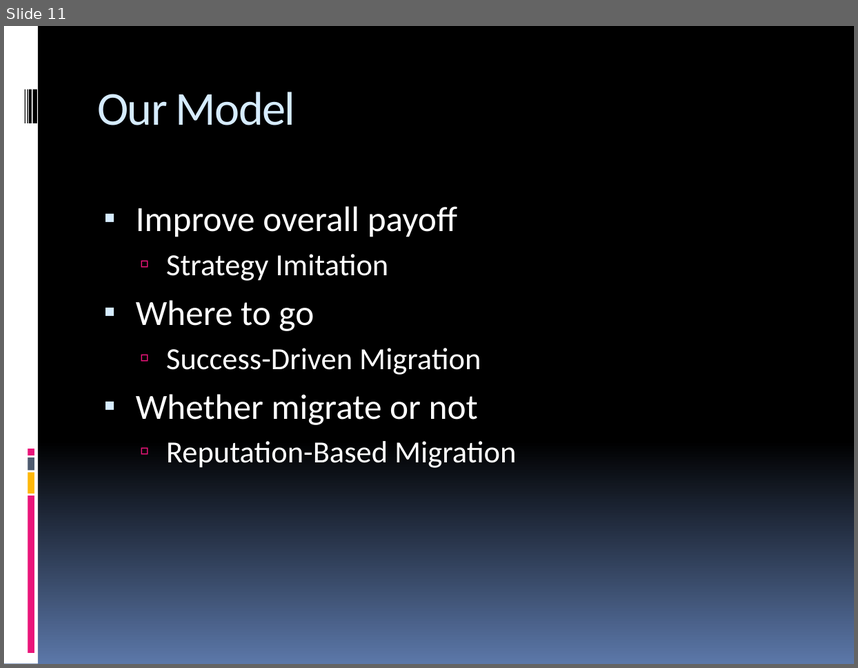
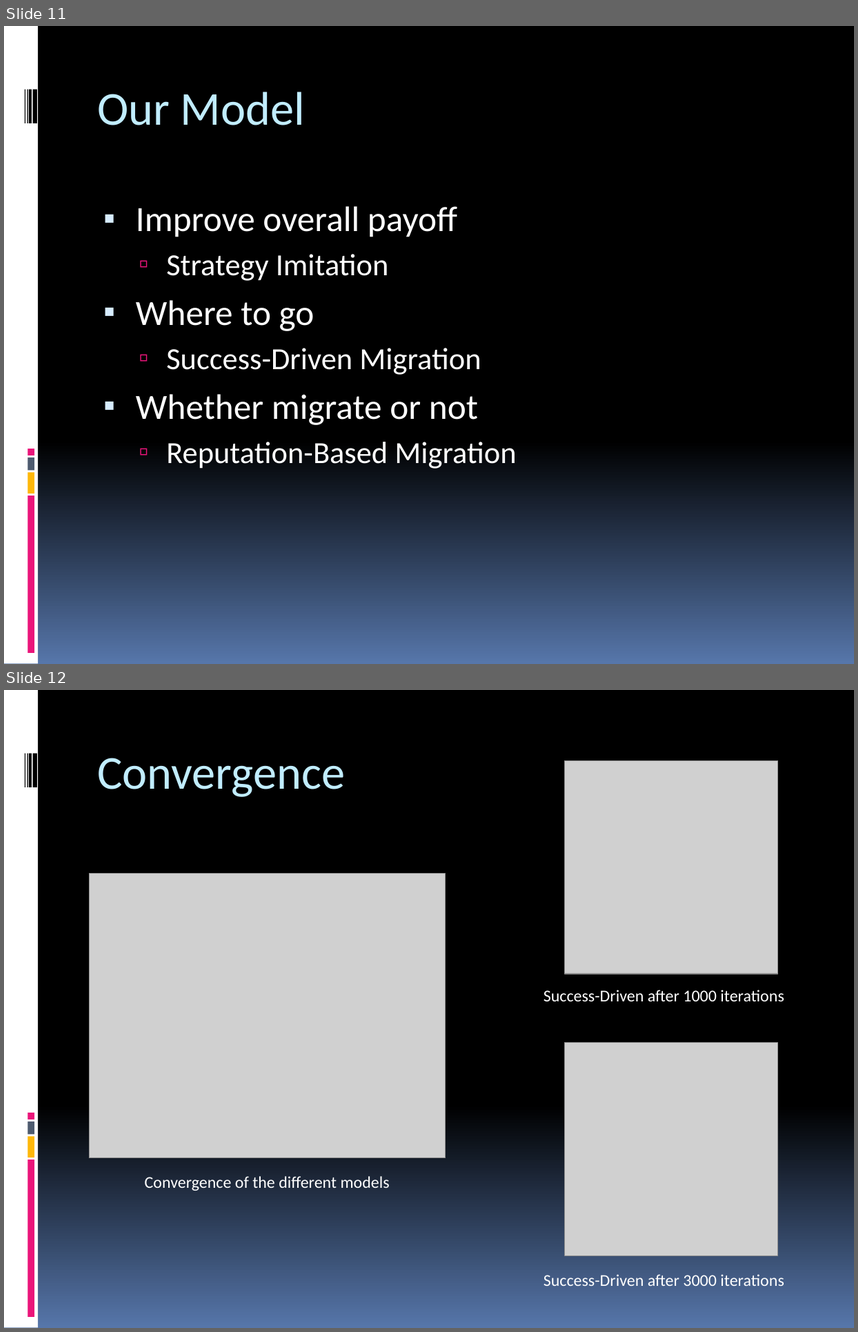
Before and after one commit to pec0ra/cooperation, a slide deck: presentation/presentation.pptx. Shown one above the other, each under a label of ours: slide 11 before the commit, slides 11 and 12 after it. The pictures are 858x668 and 858x1332 pixels, drawn with LibreOffice and Linux fonts; fonts in the diff are those of the drawing; grey boxes stand for pictures. Boxes give left, top, right and bottom in pixels: in the first picture for what was removed or moved away, otherwise in the second. Text is boxed around its words. In the diff, an @@ line names an element or a change of style, - is before the commit and + after.

```diff
--- a/presentation/presentation.pptx
+++ b/presentation/presentation.pptx
@@ slide 12 added at (x1=4, y1=690, x2=854, y2=1328), background gradient #000000 to #5676AA; not listed: 9 template elements that a slide beside it also shows @@
@@ title added at (x1=98, y1=758, x2=346, y2=797), 40 pt, text #C1EDFF @@
+Convergence
@@ picture added at (x1=565, y1=760, x2=778, y2=974) @@
@@ picture added at (x1=89, y1=874, x2=445, y2=1158) @@
@@ text added at (x1=544, y1=989, x2=784, y2=1001), 14 pt, text #FFFFFF @@
+Success-Driven after 1000 iterations
@@ picture added at (x1=565, y1=1042, x2=778, y2=1255) @@
@@ text added at (x1=145, y1=1176, x2=390, y2=1190), 14 pt, text #FFFFFF @@
+Convergence of the different models
@@ text added at (x1=544, y1=1274, x2=784, y2=1285), 14 pt, text #FFFFFF @@
+Success-Driven after 3000 iterations
@@ slide 11 changed as well @@
@@ background gradient #000000 to #5B77A8 to gradient #000000 to #5676AA @@
@@ title "Our Model" at (x1=98, y1=92, x2=305, y2=125): text colour #D6ECFF to #C1EDFF, letter spacing -1 to 0 pt @@
@@ text at (x1=136, y1=206, x2=516, y2=468): less space between paragraphs; indent changed @@
```
Also in this commit, not shown: 12 other slides changed, 4 other slides added, 3 slides removed.
